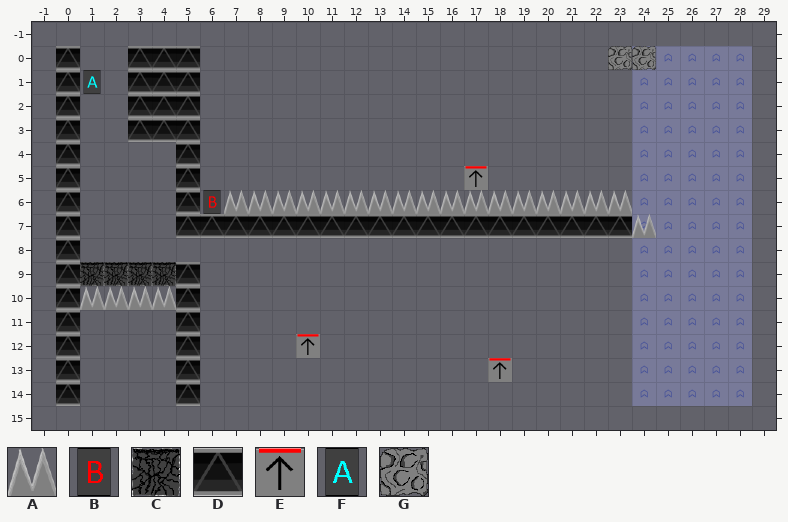
Tiled map -- core/assets/levels/level8.tmx. Above: the version before the commit.
Cells are 64x64 px. Shown: x -1..29, y -1..15.
Key: from "ASEC P": A 1 "spike_tile", B 5 "end_block", C 6 "falling_block", D 7 "static_block", E 8 "spring_block", F 9 "start_block", G 10 "basic_block".
Objects are placed by their top-left corner, in cells (3,4 is the top-left corner of cell 3,4); size is 1x1 cell unless given.
Objects on layer "block1" before:
G "basic_block" at 24,0
G "basic_block" at 23,0
Objects on layer "block2" before:
E "spring_block" at 17,5
Objects on layer "block3" before:
C "falling_block" at 1,9
C "falling_block" at 2,9
C "falling_block" at 3,9
C "falling_block" at 4,9
Objects on layer "block4" before:
E "spring_block" at 10,12
Objects on layer "block5" before:
E "spring_block" at 18,13
After:
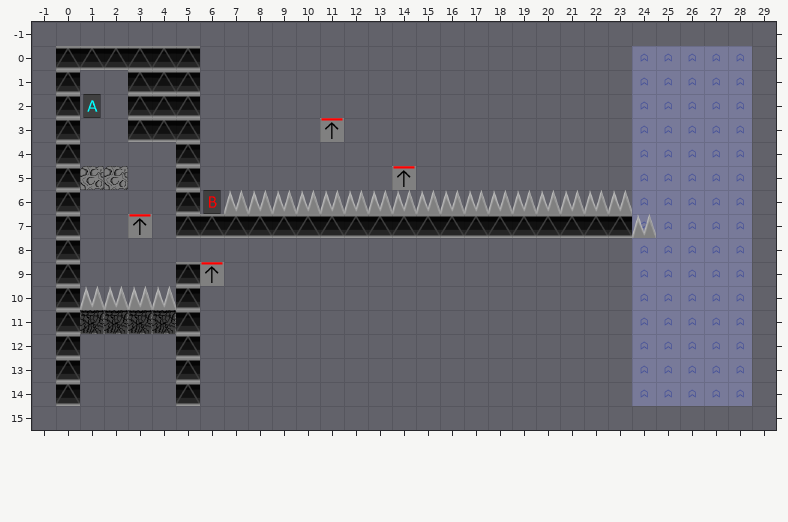
Difference:
Layer "static":
changed: F "start_block" at 1,1 -> F "start_block" at 1,2
added: D "static_block" at 1,0
added: D "static_block" at 2,0
Layer "block6" (added):
added: E "spring_block" at 11,3
Layer "block1":
changed: G "basic_block" at 24,0 -> G "basic_block" at 2,5
changed: G "basic_block" at 23,0 -> G "basic_block" at 1,5
Layer "block2":
changed: E "spring_block" at 17,5 -> E "spring_block" at 14,5
Layer "block3":
changed: C "falling_block" at 1,9 -> C "falling_block" at 1,11
changed: C "falling_block" at 2,9 -> C "falling_block" at 2,11
changed: C "falling_block" at 3,9 -> C "falling_block" at 3,11
changed: C "falling_block" at 4,9 -> C "falling_block" at 4,11
Layer "block4":
changed: E "spring_block" at 10,12 -> E "spring_block" at 3,7
Layer "block5":
changed: E "spring_block" at 18,13 -> E "spring_block" at 6,9
